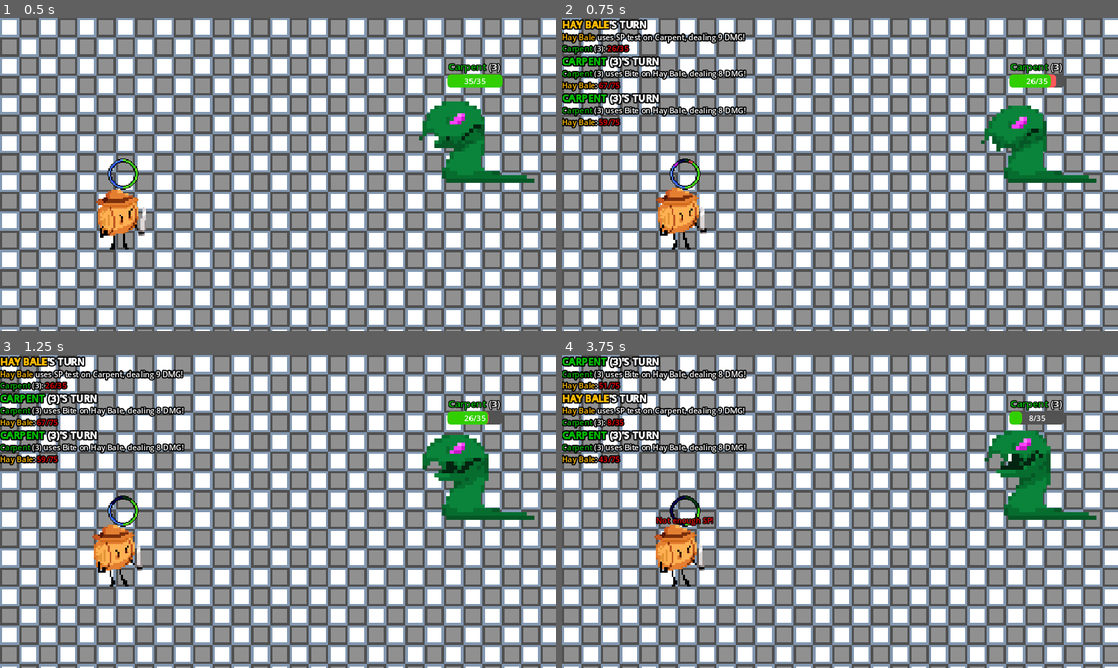
Above: before the commit, frames 1-4 (two rows, left to right).
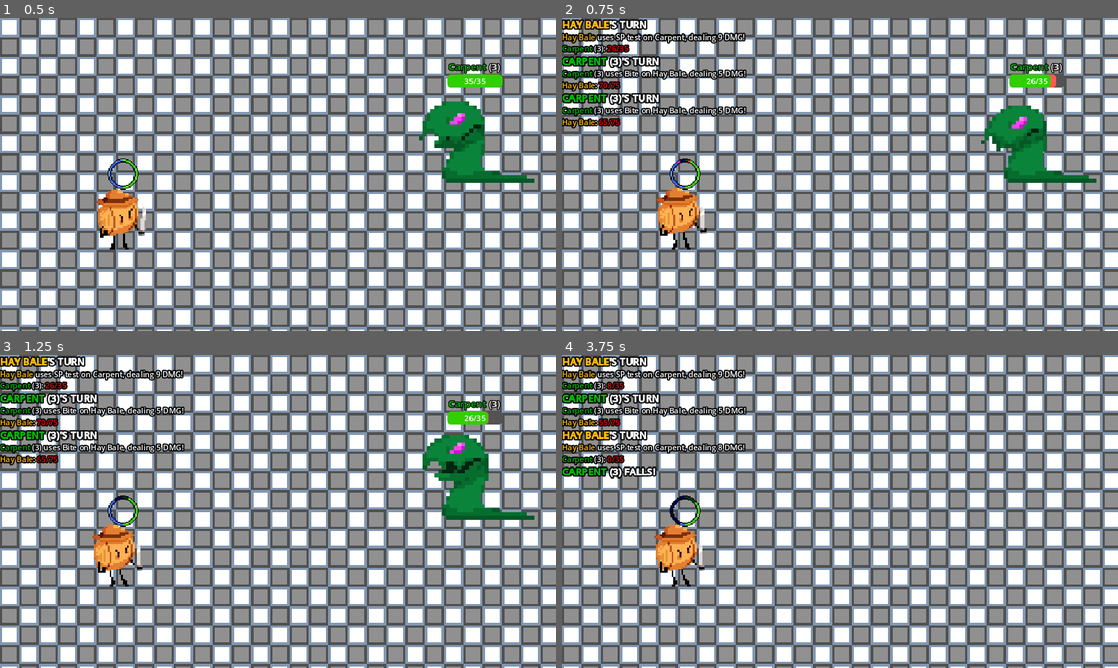
Above: after the commit, the same moments.

Repository: Neoloxal/CAMPQUESTGameYay
Game: Godot game, scene res://Scenes/main.tscn
Same seed, same stepped clock (60 frames per second), same inputs: the game is played once before the commit and once after it.
Inputs:
- Up to frame 1 (0.5 s): no input
- Up to frame 2 (0.75 s): tap Space (Use) at 0.6 s
- Up to frame 3 (1.25 s): no input
- Up to frame 4 (3.75 s): tap Space (Use) every 0.75 s from 1.35 to 3.6 s; tap Enter at 2.75 s

Frame 1 is identical in both runs. In frame 2, less than 0.1% of the frame differs, in the area x 6-30%, y 16-48%; in frame 3, less than 0.1%; in frame 4, 7.6%, in the area x 0-97%, y 0-55%.

Commit message:
defense up!
added defense to the player

Diff:
--- a/Scripts/character.gd
+++ b/Scripts/character.gd
@@ -14,6 +14,7 @@
 var SP = MaxSP
 
 var Attack = 0
+var Defense = 0
 var CritChance = float((1 - pow(0.99, float(1))) * 100)
 
 @onready var HPBar = $HP
@@ -38,6 +39,7 @@
 	SelfColor = ResourceJSONData["general"]["color"]
 	MaxHP = 50 + (ResourceJSONData["stats"]["stamina"] - 1) * 5
 	HP = MaxHP
+	Defense = (ResourceJSONData["stats"]["stamina"] - 1) * 0.75
 	MaxSP = 15 + (ResourceJSONData["stats"]["soul"] - 1) * 3
 	SP = MaxSP
 	Attack = (ResourceJSONData["stats"]["strength"] - 1) + 3
--- a/Scripts/enemy.gd
+++ b/Scripts/enemy.gd
@@ -98,7 +98,7 @@
 	var heroes = get_tree().get_nodes_in_group("Hero")
 	for hero in heroes:
 		if hero.HP != 0:
-			var DMG = 6 + (Level - 1)
+			var DMG = 6 + (Level - 1) - floor(hero.Defense)
 			#var isCrit = get_crit(.75)
 			hero.HP -= DMG
 			print_damage(hero, DMG, false, "Bite")
--- a/Scripts/moves.gd
+++ b/Scripts/moves.gd
@@ -28,7 +28,7 @@
 		"Basic Attack":
 			use(CLASS.NEUTRAL, ATK, 0)
 		"SP test":
-			use(CLASS.SOUL, 6, 6)
+			use(CLASS.SOUL, 6, 4)
 	return attackSuccessful
 
 func get_crit() -> bool:
